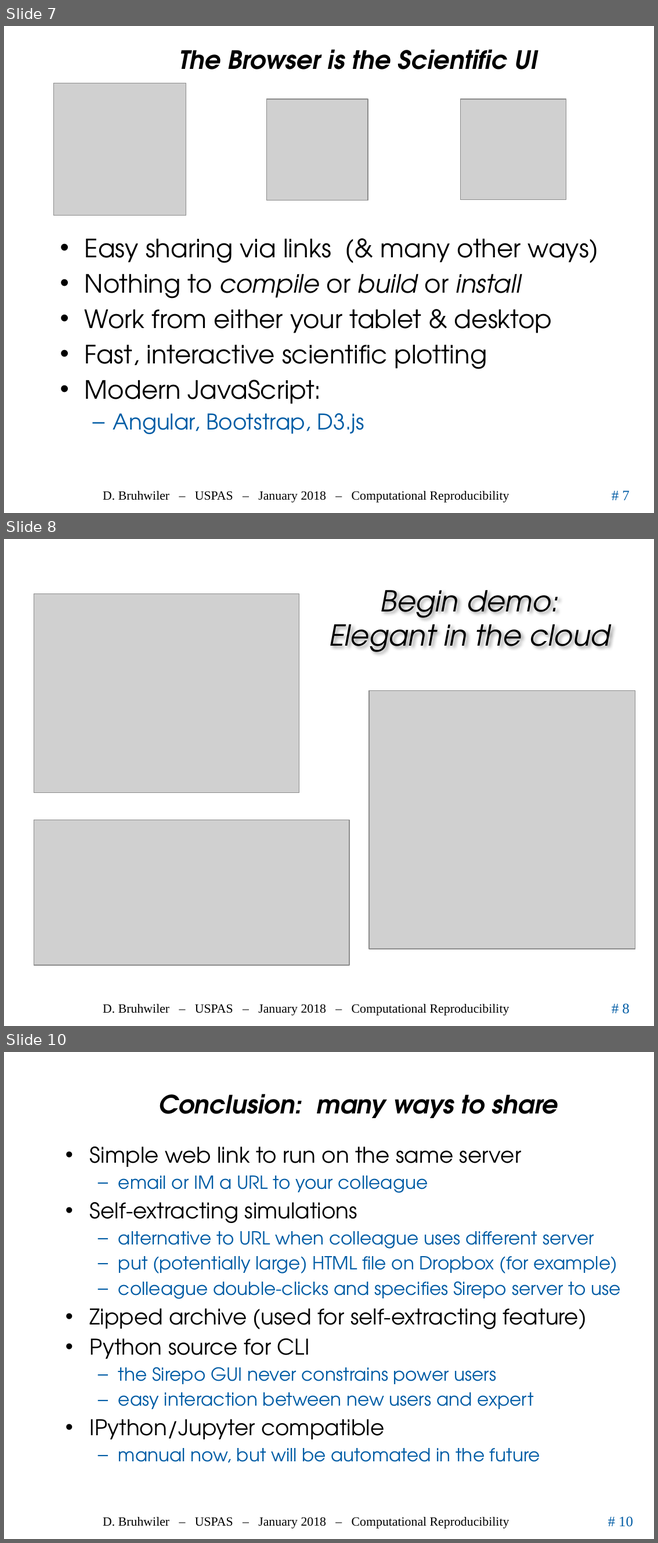
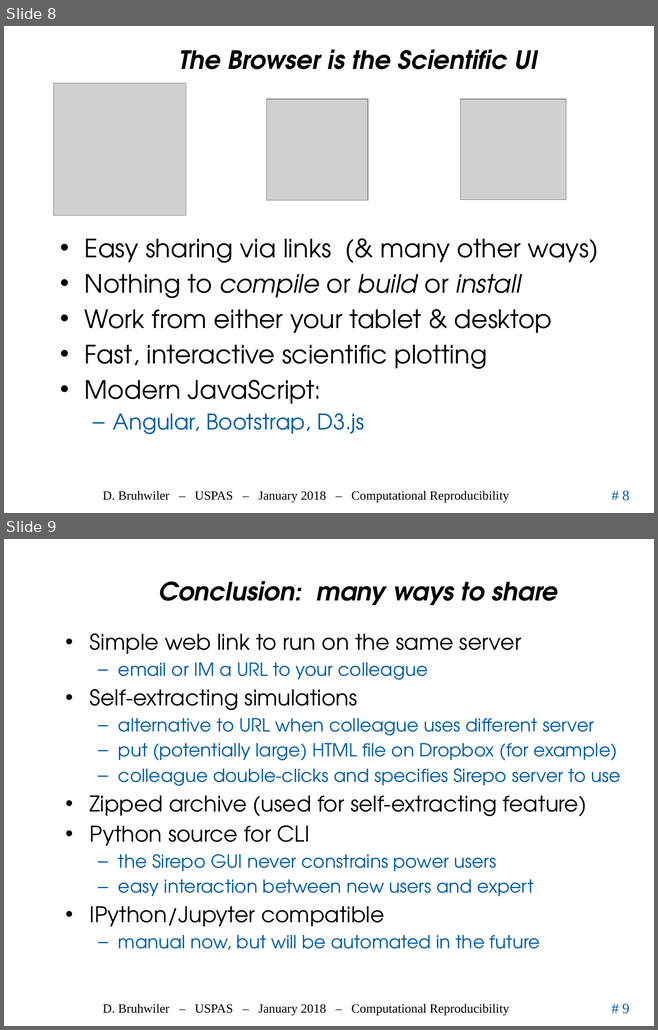
Before and after one commit to uspas/simbeamplasma18, a slide deck: computational_reproducibility/lecture/2018_ComputationalReproducibility_Bruhwiler_USPAS.pptx. Shown one above the other, each under a label of ours: slides 7, 8 and 10 before the commit, slides 8 and 9 after it; the slides between them are not shown. The pictures are 658x1543 and 658x1030 pixels, drawn with LibreOffice and Linux fonts; fonts in the diff are those of the drawing; grey boxes stand for pictures; background and template pictures are left out. Boxes give left, top, right and bottom in pixels: in the first picture for what was removed or moved away, otherwise in the second. Text is boxed around its words. In the diff, an @@ line names an element or a change of style, - is before the commit and + after.

```diff
--- a/computational_reproducibility/lecture/2018_ComputationalReproducibility_Bruhwiler_USPAS.pptx
+++ b/computational_reproducibility/lecture/2018_ComputationalReproducibility_Bruhwiler_USPAS.pptx
@@ slide 8 removed at bbox=[4, 539, 654, 1026], background #FFFFFF; not listed: 3 template elements that a slide beside it also shows @@
@@ title removed at bbox=[329, 590, 610, 654] @@
-Begin demo:
-Elegant in the cloud
@@ picture removed at bbox=[34, 594, 299, 792] @@
@@ picture removed at bbox=[369, 691, 635, 950] @@
@@ picture removed at bbox=[34, 820, 350, 965] @@
@@ what was slide 7 is now slide 8 @@
@@ page number at bbox=[622, 491, 629, 501]: text changed @@
-# 7
+# 8
@@ what was slide 10 is now slide 9 @@
@@ page number at bbox=[622, 1004, 629, 1014]: text changed @@
-# 10
+# 9
```
Also in this commit, not shown: 1 slide changed, 1 slide added, 1 other slide removed.
